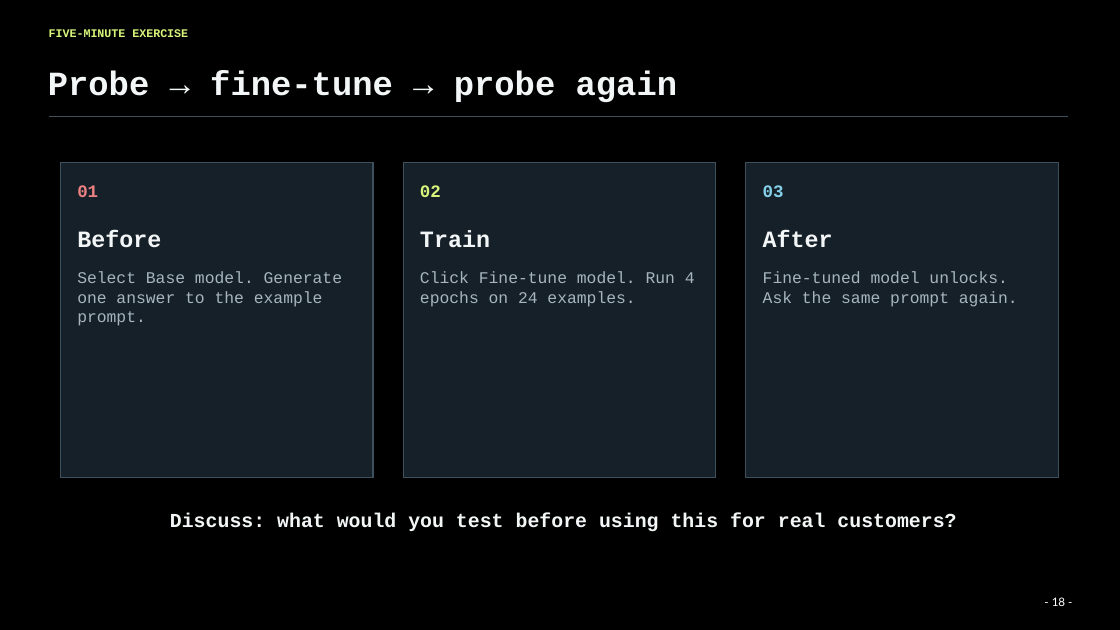
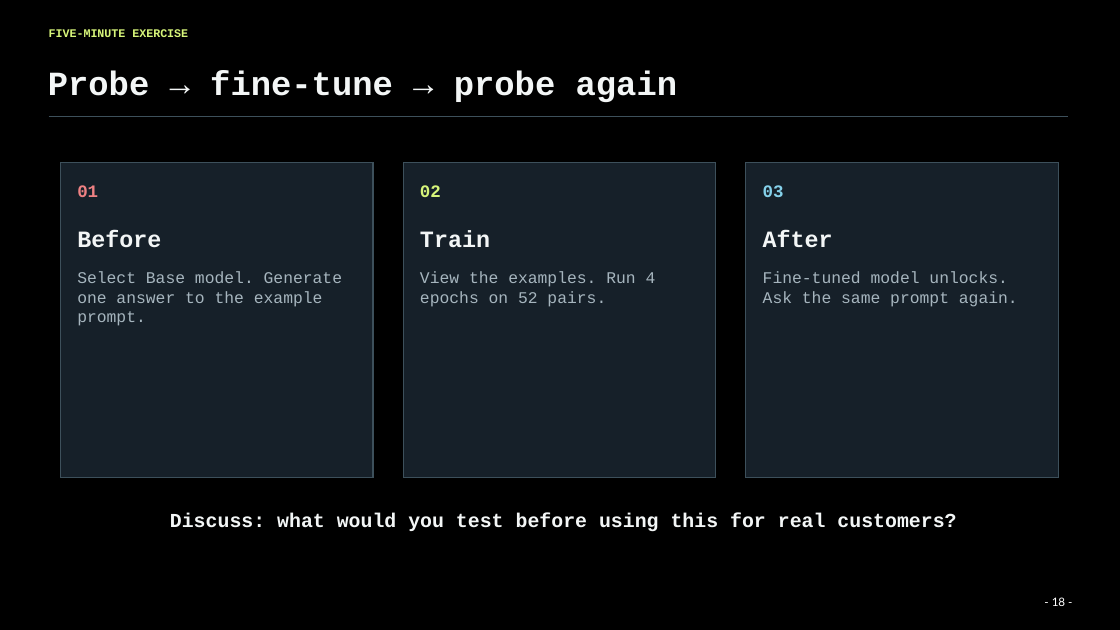
Before and after one commit to Agentic-Systems-Lab/lecture-3-finetuning, a slide deck: slide 19 of 04_finetuning.pptx. Drawn at 1120x630 pixels with LibreOffice and Linux fonts; fonts in the diff are those of the drawing; background and template pictures are left out. Boxes give left, top, right and bottom in pixels: in the first picture for what was removed or moved away, otherwise in the second. Text is boxed around its words. In the diff, an @@ line names an element or a change of style, - is before the commit and + after.

Commit message:
Prepare live fine-tuning demo with visible training examples

```diff
--- a/04_finetuning.pptx
+++ b/04_finetuning.pptx
@@ text at [420,271,656,307]: text changed @@
-Click Fine-tune model. Run 4 epochs on 24 examples.
+View the examples. Run 4 epochs on 52 pairs.
```
Also in this commit, not shown: 3 other slides changed, 9 other files.
